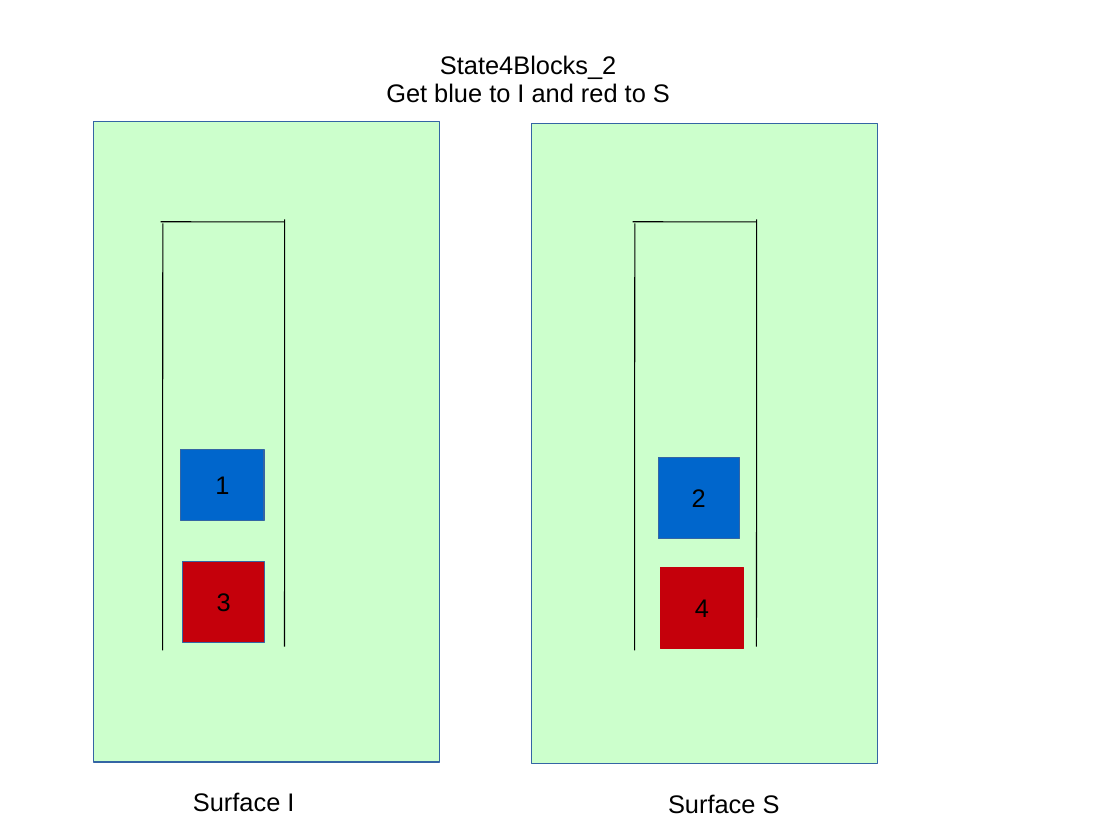
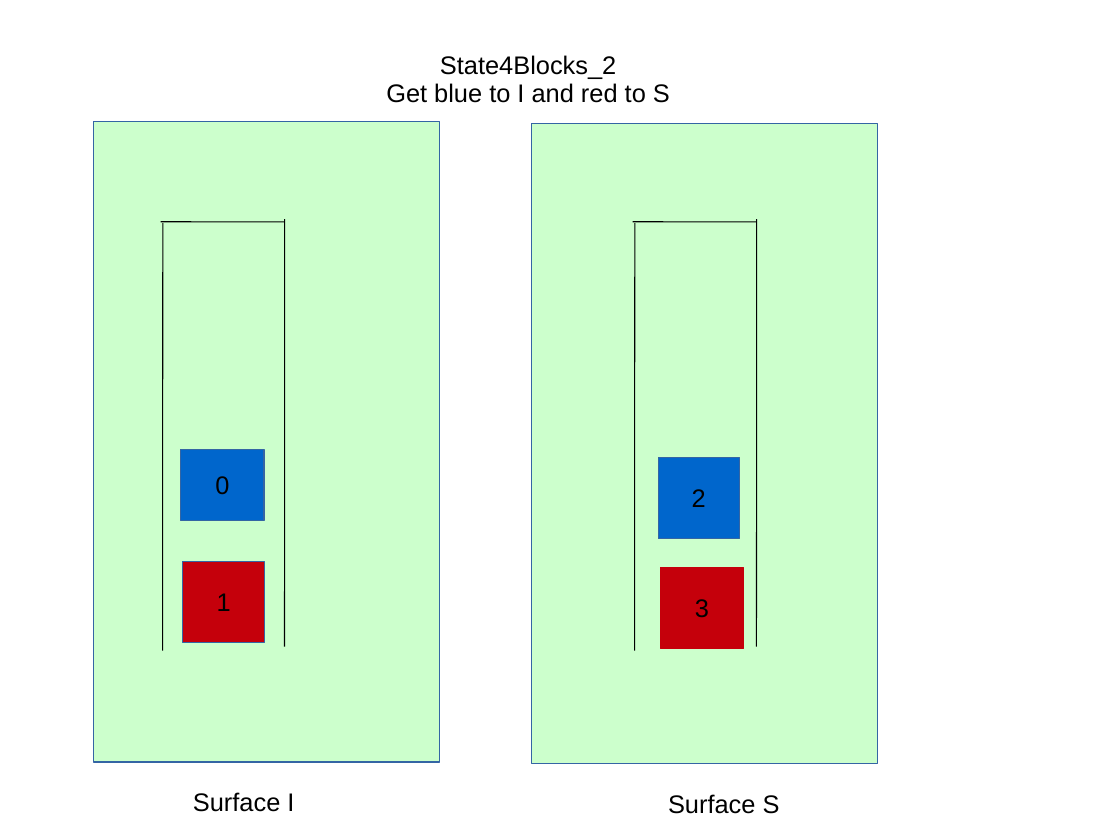
Before and after one commit to bhomberg/6834-task-motion-planner, a slide deck: slide 6 of states/statesDrawings.ppt. Drawn at 1120x840 pixels with LibreOffice and Linux fonts; fonts in the diff are those of the drawing. Boxes give left, top, right and bottom in pixels: in the first picture for what was removed or moved away, otherwise in the second. Text is boxed around its words. In the diff, an @@ line names an element or a change of style, - is before the commit and + after.

```diff
--- a/states/statesDrawings.ppt
+++ b/states/statesDrawings.ppt
@@ rectangle added at <box>181,450,264,521</box>, fill #0066CC, outline #3465A4 0.74 pt, 18 pt, text #000000 @@
+0
@@ rectangle "1": place and size @@
-rectangle "1" at <box>181,450,264,521</box>
+rectangle "1" at <box>183,562,264,643</box>
@@ rectangle "1" at <box>183,562,264,643</box>: fill #0066CC to #C5000B @@
@@ rectangle removed at <box>183,562,264,643</box> @@
-3
@@ text in rectangle at <box>695,599,709,618</box>: text changed @@
-4
+3
```
Also in this commit, not shown: 7 other slides changed, 10 other files.
